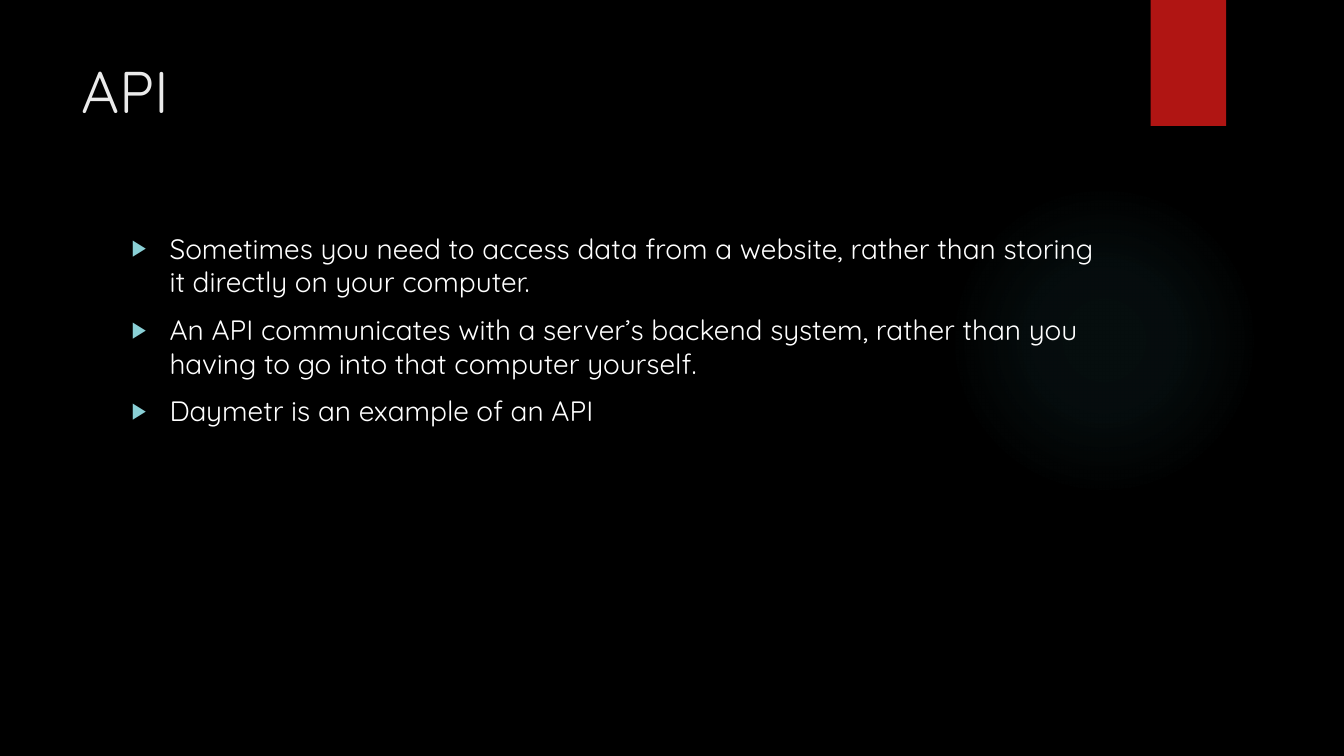
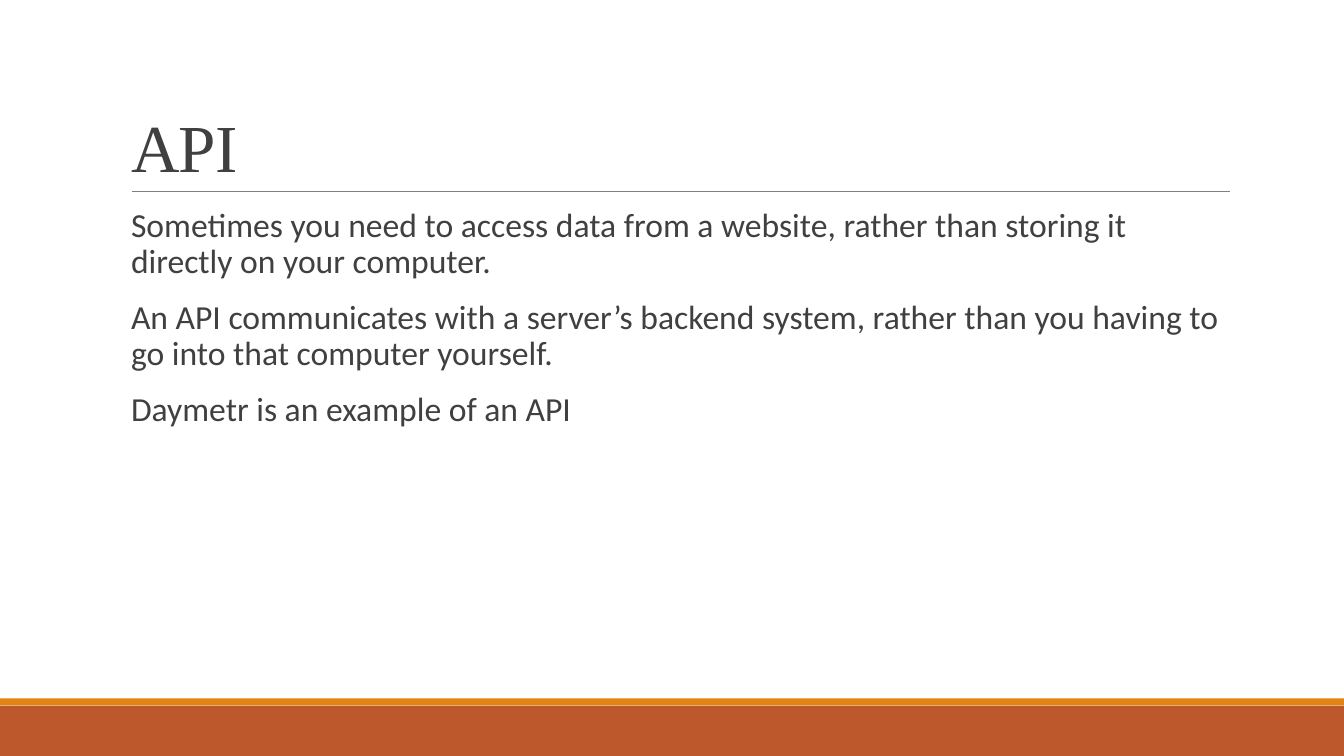
Before and after one commit to communitymaplab/geog4300_datascience, a slide deck: slide 5 of in_class_slides/geog4300_L02-Working-with-data.pptx. Drawn at 1344x756 pixels with LibreOffice and Linux fonts; fonts in the diff are those of the drawing; background and template pictures are left out. Boxes give left, top, right and bottom in pixels: in the first picture for what was removed or moved away, otherwise in the second. Text is boxed around its words. In the diff, an @@ line names an element or a change of style, - is before the commit and + after.

```diff
--- a/in_class_slides/geog4300_L02-Working-with-data.pptx
+++ b/in_class_slides/geog4300_L02-Working-with-data.pptx
@@ background picture (left out) to #FFFFFF @@
@@ rectangle removed at [1150,0,1226,126] @@
@@ title "API": place and size @@
-title "API" at [81,71,169,113]
+title "API" at [131,127,238,172]
@@ title "API" at [131,127,238,172]: size 42 to 48 pt, font Quicksand to Times New Roman, text colour #EBEBEB to #404040, letter spacing 0 to -0.5 pt; line spacing 1 to 0.85; vertical alignment top to bottom @@
@@ text "Sometimes you need to access ...": place and size @@
-text "Sometimes you need to access ..." at [170,238,1094,427]
+text "Sometimes you need to access ..." at [131,213,1218,427]
@@ text "Sometimes you need to access ..." at [131,213,1218,427]: size 20 to 24 pt, font Quicksand to Calibri, text colour #FFFFFF to #404040; bullet ▶ to  ; line spacing 1 to 0.9; more space between paragraphs; bullet colour #8AD0D6 to #E48312 @@
@@ line added from (132, 192) to (1231, 192), #808080 0.5 pt @@
@@ ellipse removed at [949,185,1259,495] @@
@@ rectangle added at [0,706,1344,756], fill #BD582C @@
@@ rectangle added at [0,699,1344,706], fill #E48312 @@
```
Also in this commit, not shown: 10 other slides changed, 7 other files.
